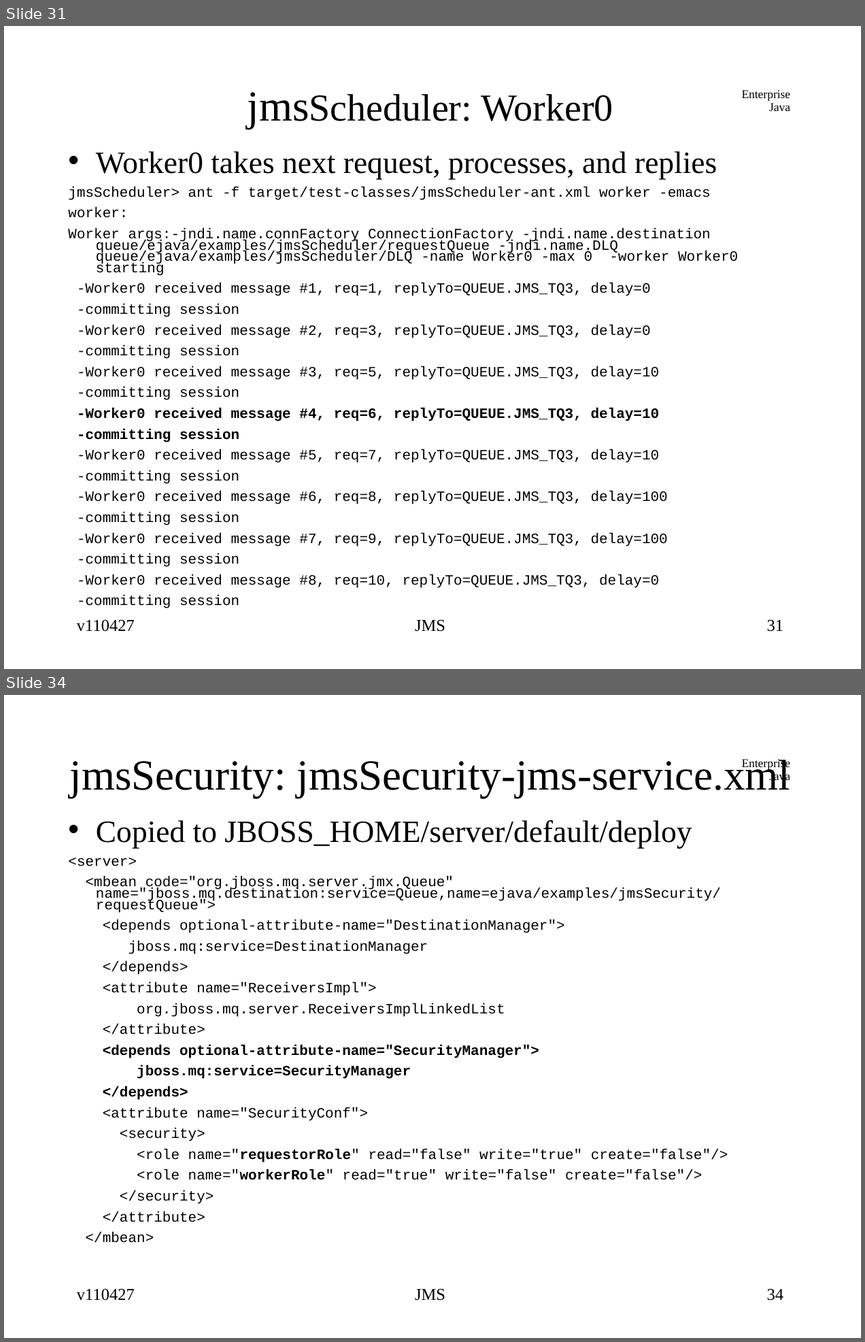
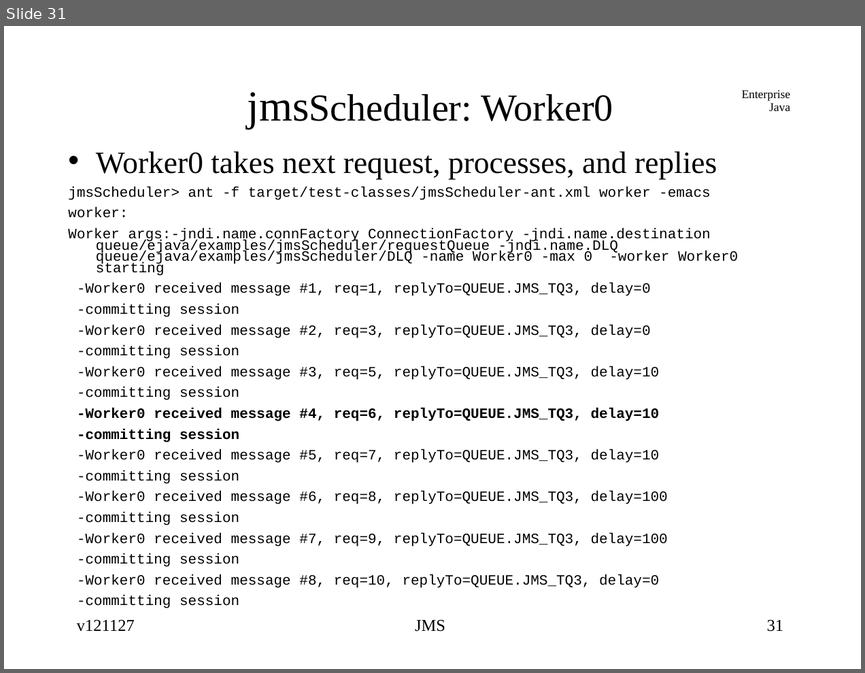
Before and after one commit to jcstaff/ejava-javaee, a slide deck: jmsCore/src/site/resources/lectures/jmsCore.ppt. Shown one above the other, each under a label of ours: slides 31 and 34 before the commit, slide 31 after it; the slides between them are not shown. The pictures are 865x1342 and 865x673 pixels, drawn with LibreOffice and Linux fonts; fonts in the diff are those of the drawing. Boxes give left, top, right and bottom in pixels: in the first picture for what was removed or moved away, otherwise in the second. Text is boxed around its words. In the diff, an @@ line names an element or a change of style, - is before the commit and + after.

```diff
--- a/jmsCore/src/site/resources/lectures/jmsCore.ppt
+++ b/jmsCore/src/site/resources/lectures/jmsCore.ppt
@@ slide 34 removed at <box>4,695,861,1338</box>, background #FFFFFF; not listed: 1 template element that a slide beside it also shows @@
@@ title removed at <box>70,759,790,798</box> @@
-jmsSecurity: jmsSecurity-jms-service.xml
@@ text removed at <box>68,820,728,1242</box> @@
-• Copied to JBOSS_HOME/server/default/deploy
-<server>
-<mbean code="org.jboss.mq.server.jmx.Queue" name="jboss.mq.destination:service=Queue,name=ejava/examples/jmsSecurity/requestQueue">
-<depends optional-attribute-name="DestinationManager">
-jboss.mq:service=DestinationManager
-</depends>
-<attribute name="ReceiversImpl">
-org.jboss.mq.server.ReceiversImplLinkedList
-</attribute>
-<depends optional-attribute-name="SecurityManager">
-jboss.mq:service=SecurityManager
-</depends>
-<attribute name="SecurityConf">
-<security>
-<role name="requestorRole" read="false" write="true" create="false"/>
-<role name="workerRole" read="true" write="false" create="false"/>
-</security>
-</attribute>
-</mbean>
@@ text removed at <box>77,1288,135,1300</box> @@
-v110427
@@ text removed at <box>415,1288,445,1300</box> @@
-JMS
@@ page number removed at <box>767,1288,784,1300</box> @@
-34
@@ slide 31 changed as well @@
@@ text at <box>77,619,135,631</box>: text changed @@
-v110427
+v121127
```
Also in this commit, not shown: 82 other slides changed, 7 slides added, 7 other slides removed.
